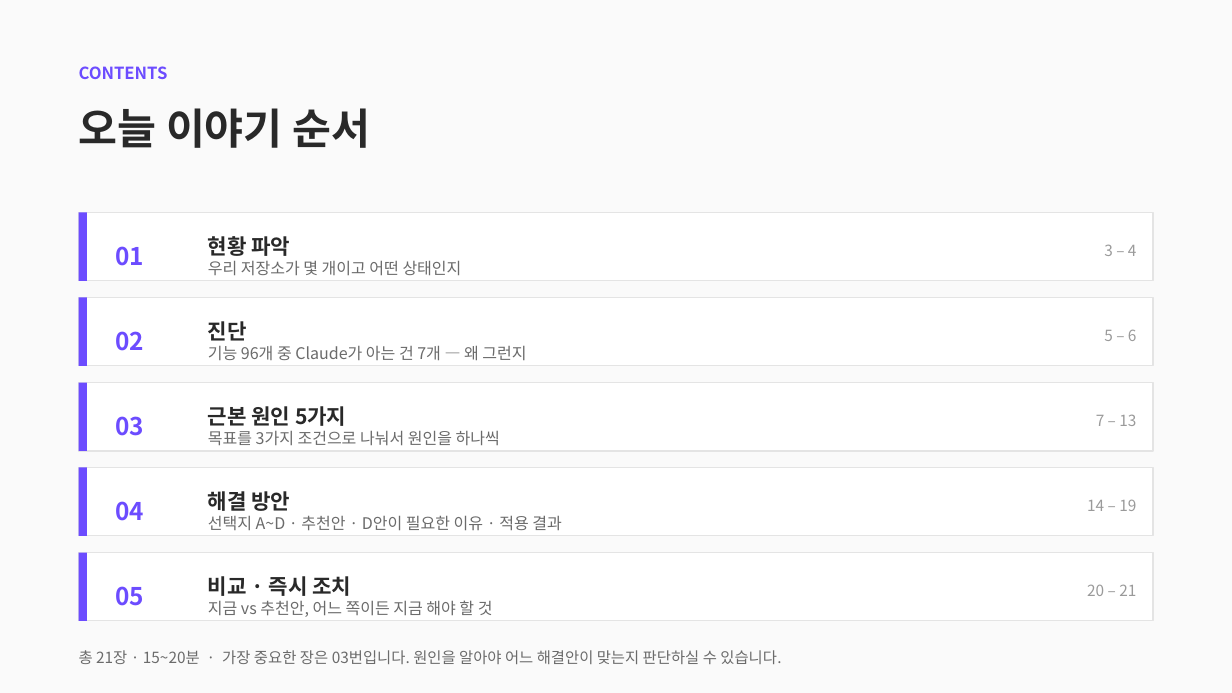
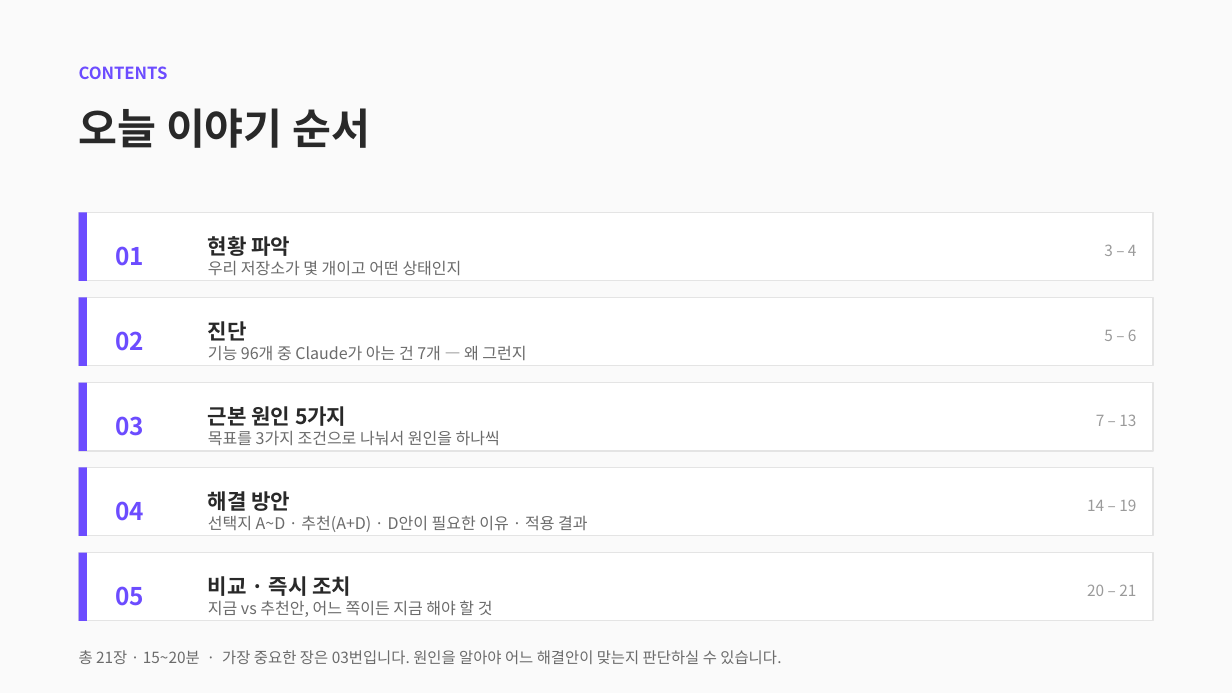
Before and after one commit to CdBd-in/design, a slide deck: slide 2 of CdBd 문서 체계 진단 및 개편 제안.pptx. Drawn at 1232x693 pixels with LibreOffice and Linux fonts; fonts in the diff are those of the drawing. Boxes give left, top, right and bottom in pixels: in the first picture for what was removed or moved away, otherwise in the second. Text is boxed around its words. In the diff, an @@ line names an element or a change of style, - is before the commit and + after.

```diff
--- a/CdBd 문서 체계 진단 및 개편 제안.pptx
+++ b/CdBd 문서 체계 진단 및 개편 제안.pptx
@@ text at [208, 516, 587, 532]: text changed @@
-선택지 A~D · 추천안 · D안이 필요한 이유 · 적용 결과
+선택지 A~D · 추천(A+D) · D안이 필요한 이유 · 적용 결과
```
Also in this commit, not shown: 5 other slides changed, 1 other file.
